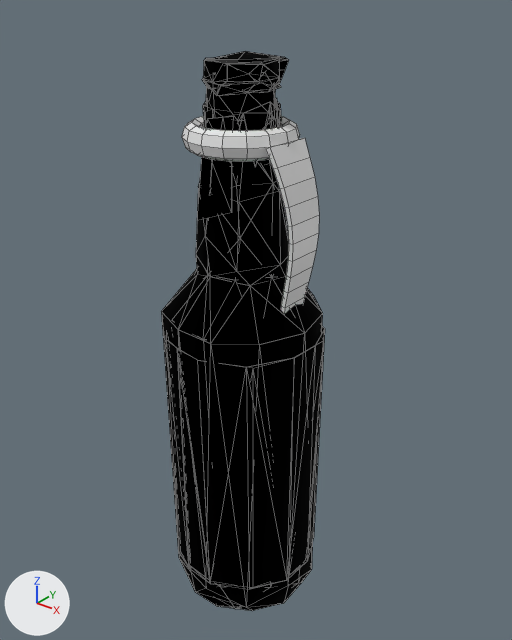
A saved change to the Blender file asset-pipeline/out/molotov_bottle.blend.
Rendered twice from a 50 mm lens placed at (0.181, -0.218, 0.152), pointed at (0.002, 0.006, 0.013). The lights are fixed; the arrows at lower left show +X, +Y and +Z. The picture after the commit comes second. Mesh edges are drawn as thin lines.

The scene before the commit, as lines of its bpy script (objects in view):
```python
me_sk_molotovbottle = bpy.data.meshes.new('SK_MolotovBottle')
me_sk_molotovbottle.from_pydata(...)  # 728 vertices, 786 faces; spans x -0.035..0.035, y -0.035..0.035, z -0.129..0.125
# faces by material slot: [306, 302, 178]
me_sk_molotovbottle.materials.append(mat_mi_cns_cossacks_vodka_01_glass)
me_sk_molotovbottle.materials.append(mat_mi_cns_cossacks_vodka_01_02)
me_sk_molotovbottle.materials.append(mat_mi_molotov_rag)  # white #e7e7e7
ob_sk_molotovbottle = bpy.data.objects.new('SK_MolotovBottle', me_sk_molotovbottle)
ob_sk_molotovbottle.location = (0.0, 0.0, 0.0)
```
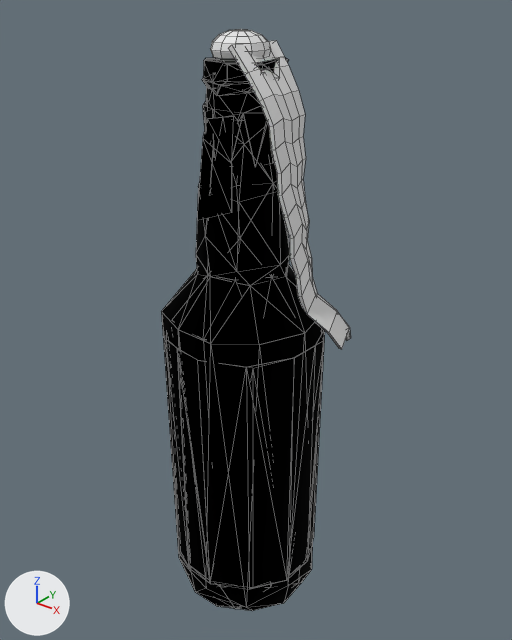
Boxes [x1, y1, x2, y2] around the edits, measured in the pictures (512 x 640 px):
'SK_MolotovBottle', reshaped (15% wider)
    before: [161, 51, 325, 611]
    after: [161, 29, 350, 611]
part 1 of me_sk_molotovbottle, added
    after: [228, 40, 350, 349]
part 2 of me_sk_molotovbottle, cut back
    before: [182, 116, 319, 314]
    after: [210, 29, 271, 62]

The change in detail:
me_sk_molotovbottle is used by ob_sk_molotovbottle; location (0.0, 0.0, 0.0).
me_sk_molotovbottle had 728 vertices, 786 faces and spanned x -0.035..0.035, y -0.035..0.035, z -0.129..0.125.
me_sk_molotovbottle now has 784 vertices, 852 faces and spans x -0.035..0.041, y -0.035..0.035, z -0.129..0.134.
me_sk_molotovbottle part 1: a new loose piece of 150 vertices spanning x 0.005..0.041, y -0.013..0.033, z 0.006..0.13, in mat_mi_molotov_rag (white #e7e7e7).
Part 2, on me_sk_molotovbottle:
178 vertices are removed from x -0.023..0.032, y -0.023..0.023, z 0.01..0.101.
178 faces are deleted.
2 vertices move from x 0.014..0.016, y 0.0..0.006, z 0.092..0.095 to x 0.0..0.004, y 0.004..0.007, z 0.121..0.123.
72 vertices are added at x -0.012..0.011, y -0.011..0.012, z 0.121..0.134.
6 new vertices lie (0.004, 0.004, 0.0) away from vertices in x -0.01..0.006, y -0.01..0.006, z 0.125..0.13.
6 new vertices lie (0.004, -0.004, 0.0) away from vertices in x -0.01..0.006, y -0.006..0.01, z 0.125..0.13.
96 new faces join them, mat_mi_molotov_rag (white #e7e7e7).
